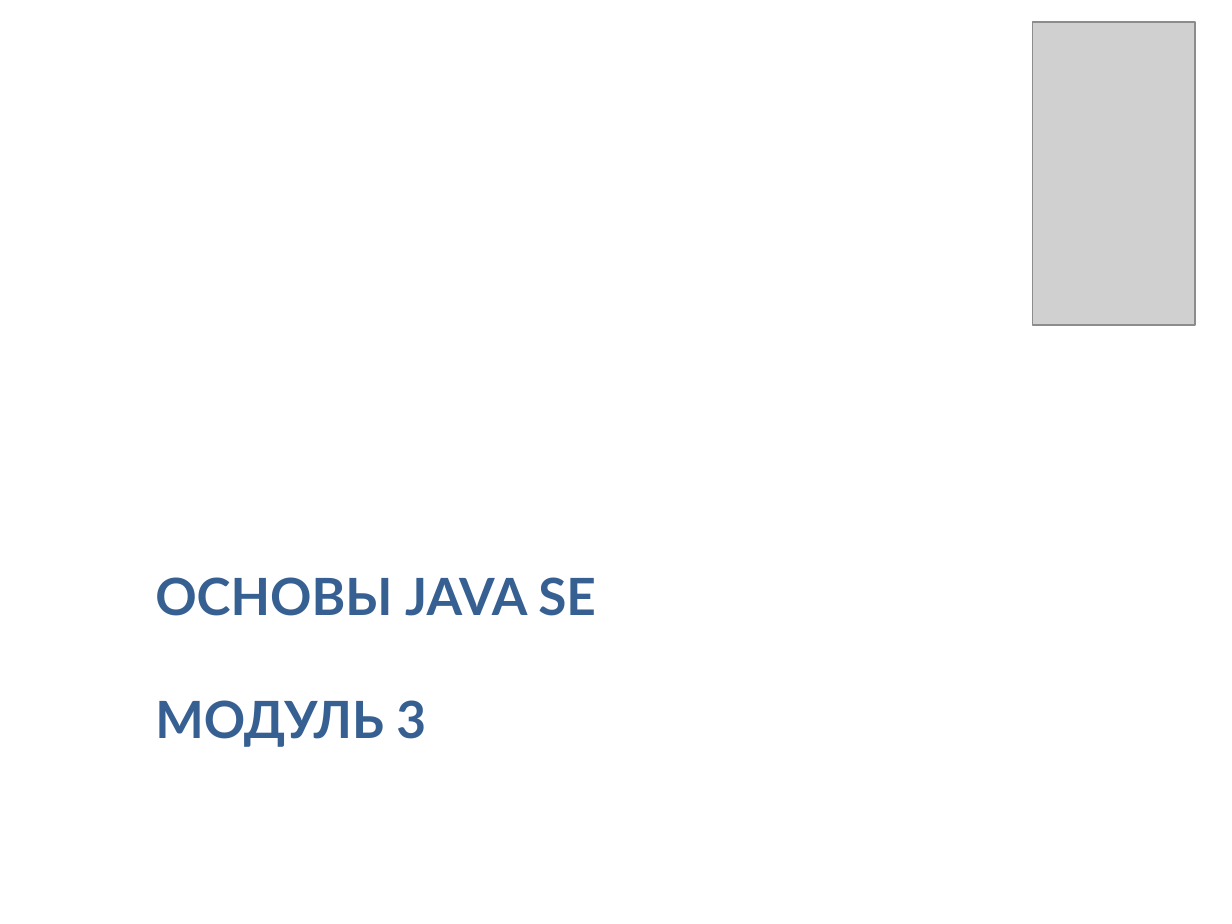
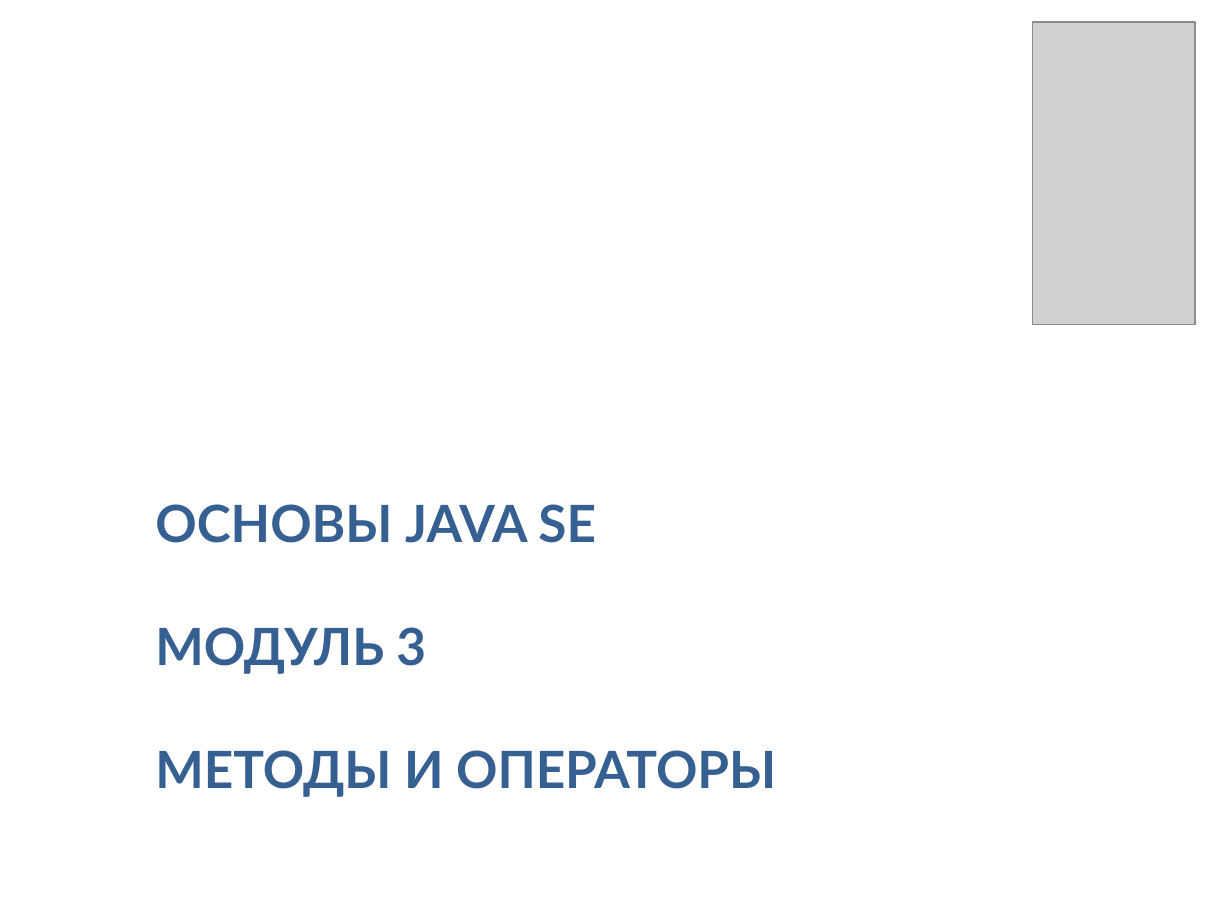
Before and after one commit to Vyacheslav2023/javase0111, a slide deck: slide 1 of presentation/JavaSE103ifswithwhilefor.pptx. Drawn at 1232x924 pixels with LibreOffice and Linux fonts; fonts in the diff are those of the drawing; grey boxes stand for pictures. Boxes give left, top, right and bottom in pixels: in the first picture for what was removed or moved away, otherwise in the second. Text is boxed around its words. In the diff, an @@ line names an element or a change of style, - is before the commit and + after.

```diff
--- a/presentation/JavaSE103ifswithwhilefor.pptx
+++ b/presentation/JavaSE103ifswithwhilefor.pptx
@@ text "ОСНОВЫ JAVA SE": place and size @@
-text "ОСНОВЫ JAVA SE" at (155,577,596,747)
+text "ОСНОВЫ JAVA SE" at (155,504,776,797)
@@ text at (155,750,776,797): paragraph added @@
+МЕТОДЫ И ОПЕРАТОРЫ
```
Also in this commit, not shown: 3 other slides changed, 23 other files.
